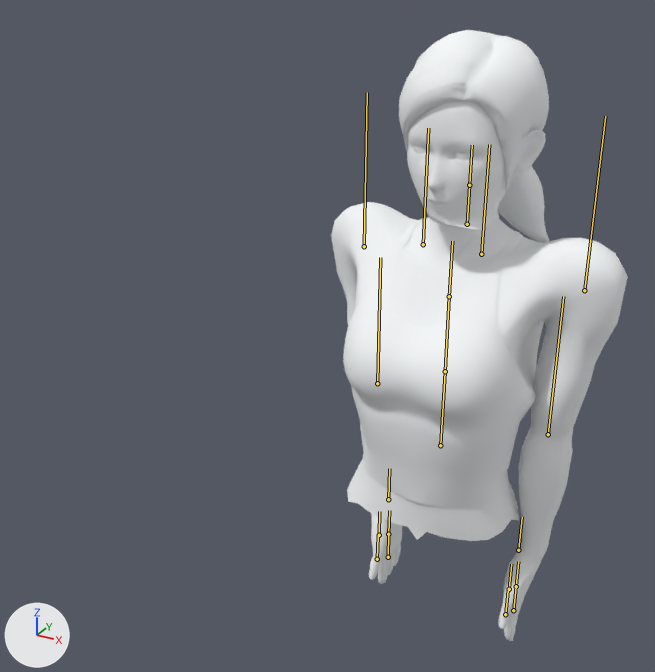
Before and after pictures for a commit that changed the glTF model zeni-site/src/assets/zeni-personagem.glb.
Rendered twice from a camera (50 mm lens) standing at (0.492, -1.306, 0.815) and looking at (-0.206, -0.037, 0.18). Lighting does not change. The marker at lower left points along +X, +Y and +Z. The first picture is the older version. The bones that bend it are drawn over the model as lines.

Names of what the first picture shows: 'Corpo'.
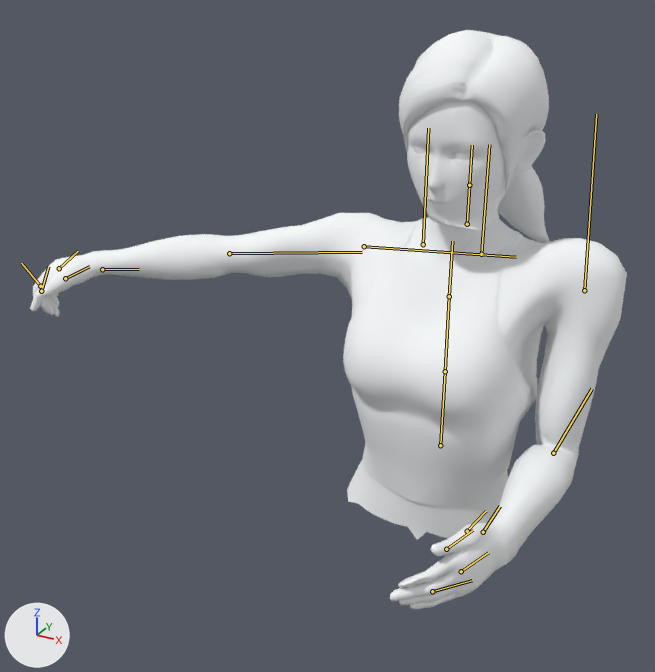
The newer file adds an action. The first version stands in its rest pose; the second is drawn at frame 28 of the action 'G_virar_a_mao_esticada'.

Boxes [x1, y1, x2, y2] around the edits, measured in the pictures (655 x 672 px):
'Corpo', posed (101% wider)
    before: [331, 30, 628, 641]
    after: [30, 30, 627, 609]
bone 'UpperArm.L', root to tip
    before: (584, 290) to (605, 116)
    after: (584, 290) to (596, 114)
bone 'Forearm.L', root to tip
    before: (548, 434) to (563, 296)
    after: (553, 453) to (592, 388)
bone 'Fingers.L', root to tip
    before: (516, 586) to (518, 561)
    after: (461, 571) to (488, 552)
bone 'FingersTip.L', root to tip
    before: (513, 610) to (516, 586)
    after: (432, 591) to (472, 580)
bone 'Thumb.L', root to tip
    before: (509, 589) to (511, 564)
    after: (467, 531) to (486, 511)
bone 'ThumbTip.L', root to tip
    before: (505, 614) to (508, 590)
    after: (446, 549) to (473, 530)
bone 'UpperArm.R', root to tip
    before: (364, 246) to (367, 92)
    after: (364, 246) to (516, 257)
bone 'Forearm.R', root to tip
    before: (377, 383) to (380, 257)
    after: (229, 253) to (362, 252)
bone 'Fingers.R', root to tip
    before: (388, 534) to (389, 510)
    after: (59, 268) to (78, 251)
bone 'FingersTip.R', root to tip
    before: (388, 557) to (388, 534)
    after: (40, 286) to (21, 263)
bone 'Thumb.R', root to tip
    before: (379, 535) to (379, 511)
    after: (65, 278) to (89, 266)
bone 'ThumbTip.R', root to tip
    before: (377, 559) to (378, 536)
    after: (41, 291) to (48, 266)

The change, as a list of edits to the scene's bpy script:
```text
Change bone_upperarm_l:
    where bone_upperarm_l = bpy.data.objects['Esqueleto'].pose.bones['UpperArm.L']  # child of 'Clavicle.L'
    bone_upperarm_l.rotation_quaternion: (1.0, 0.0, 0.0, 0.0) -> (0.991, -0.122, -0.006, 0.052)  # degrees (0, 0, 0) -> degrees (-14, 0, 6)
Change bone_forearm_l:
    where bone_forearm_l = bpy.data.objects['Esqueleto'].pose.bones['Forearm.L']  # child of 'UpperArm.L'
    bone_forearm_l.rotation_quaternion: (1.0, 0.0, 0.0, 0.0) -> (0.793, -0.609, 0.0, 0.0)  # degrees (0, 0, 0) -> degrees (-75, 0, 0)
Change bone_fingers_l:
    where bone_fingers_l = bpy.data.objects['Esqueleto'].pose.bones['Fingers.L']  # child of 'Hand.L'
    bone_fingers_l.rotation_quaternion: (1.0, 0.0, 0.0, 0.0) -> (0.985, 0.0, 0.0, -0.174)  # degrees (0, 0, 0) -> degrees (0, 0, -20)
Change bone_fingerstip_l:
    where bone_fingerstip_l = bpy.data.objects['Esqueleto'].pose.bones['FingersTip.L']  # child of 'Fingers.L'
    bone_fingerstip_l.rotation_quaternion: (1.0, 0.0, 0.0, 0.0) -> (0.976, 0.0, 0.0, -0.216)  # degrees (0, 0, 0) -> degrees (0, 0, -25)
Change bone_thumb_l:
    where bone_thumb_l = bpy.data.objects['Esqueleto'].pose.bones['Thumb.L']  # child of 'Hand.L'
    bone_thumb_l.rotation_quaternion: (1.0, 0.0, 0.0, 0.0) -> (0.998, 0.0, 0.0, -0.07)  # degrees (0, 0, 0) -> degrees (0, 0, -8)
Change bone_thumbtip_l:
    where bone_thumbtip_l = bpy.data.objects['Esqueleto'].pose.bones['ThumbTip.L']  # child of 'Thumb.L'
    bone_thumbtip_l.rotation_quaternion: (1.0, 0.0, 0.0, 0.0) -> (0.996, 0.0, 0.0, -0.087)  # degrees (0, 0, 0) -> degrees (0, 0, -10)
Change bone_upperarm_r:
    where bone_upperarm_r = bpy.data.objects['Esqueleto'].pose.bones['UpperArm.R']  # child of 'Clavicle.R'
    bone_upperarm_r.rotation_quaternion: (1.0, 0.0, 0.0, 0.0) -> (0.717, -0.063, 0.061, -0.692)  # degrees (0, 0, 0) -> degrees (-10, 0, -88)
Change bone_forearm_r:
    where bone_forearm_r = bpy.data.objects['Esqueleto'].pose.bones['Forearm.R']  # child of 'UpperArm.R'
    bone_forearm_r.rotation_quaternion: (1.0, 0.0, 0.0, 0.0) -> (0.991, -0.133, 0.021, -0.003)  # degrees (0, 0, 0) -> degrees (-15, 2, -1)
Change bone_fingers_r:
    where bone_fingers_r = bpy.data.objects['Esqueleto'].pose.bones['Fingers.R']  # child of 'Hand.R'
    bone_fingers_r.rotation_quaternion: (1.0, 0.0, 0.0, 0.0) -> (0.94, 0.0, 0.0, 0.342)  # degrees (0, 0, 0) -> degrees (0, 0, 40)
Change bone_fingerstip_r:
    where bone_fingerstip_r = bpy.data.objects['Esqueleto'].pose.bones['FingersTip.R']  # child of 'Fingers.R'
    bone_fingerstip_r.rotation_quaternion: (1.0, 0.0, 0.0, 0.0) -> (0.766, 0.0, 0.0, 0.643)  # degrees (0, 0, 0) -> degrees (0, 0, 80)
Change bone_thumb_r:
    where bone_thumb_r = bpy.data.objects['Esqueleto'].pose.bones['Thumb.R']  # child of 'Hand.R'
    bone_thumb_r.rotation_quaternion: (1.0, 0.0, 0.0, 0.0) -> (0.976, 0.0, 0.0, 0.216)  # degrees (0, 0, 0) -> degrees (0, 0, 25)
Change bone_thumbtip_r:
    where bone_thumbtip_r = bpy.data.objects['Esqueleto'].pose.bones['ThumbTip.R']  # child of 'Thumb.R'
    bone_thumbtip_r.rotation_quaternion: (1.0, 0.0, 0.0, 0.0) -> (0.94, 0.0, 0.0, 0.342)  # degrees (0, 0, 0) -> degrees (0, 0, 40)
```
